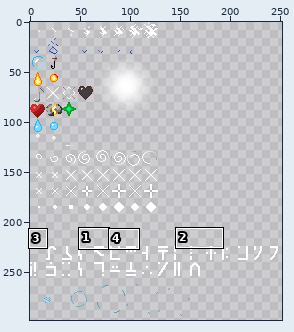
Sprite sheet, stored at assets/minecraft/textures/particle/particles.png. Above: a wide view before the commit, with the close-up outlined.
Close-up. First the earlier version:
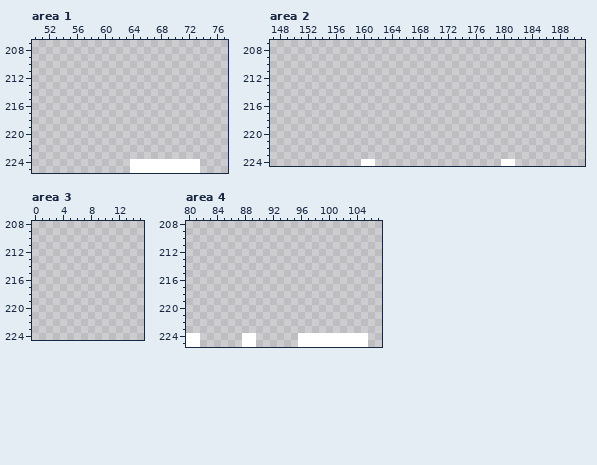
The file is 512x512 pixels. Pixels under 10% opacity are left out. Colours within 5 levels of each other are drawn and written as one. Shown: area 1: x 50..77, y 207..225; area 2: x 147..191, y 207..224; area 3: x 0..15, y 208..224; area 4: x 80..107, y 208..225. The wide view leaves out empty margins. The commit also changed other parts of the picture, which this record leaves out.
The result:
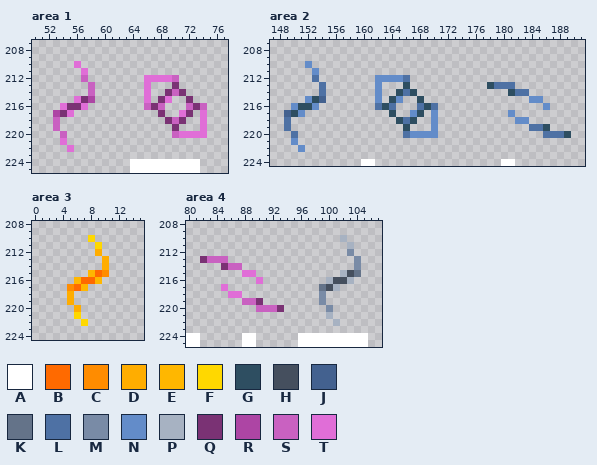
Palette (. is transparent): A #ffffff  B #ff6a00  C #ff8c00  D #ffad00  E #ffb700  F #ffd800  G #2e4e61  H #454f5e  J #43618f  K #647389  L #4e71a4  M #798ba6  N #638cc9  P #a7b2c2  Q #7a3274  R #ad45a4  S #c961c1  T #e06ed7
Diff:
Changed rows in their new state; - is an unchanged pixel.
Area 1:
first column x 53:
210 ---T------------------
211 ----T-----------------
212 ----S--------TTTTS----
213 -----S-------T---Q----
214 -----S-------T--QSQ---
215 ---TQR-------T-QT--Q--
216 -TQQT--------SQS---SQS
217 RQT------------Q--TQ-T
218 S---------------QSQ--T
219 S----------------Q---T
220 -S---------------STTTT
221 -T--------------------
222 --T-------------------
Area 2:
first column x 149:
210 ---N-------------------------------------
211 ----N------------------------------------
212 ----L--------NNNNL-----------------------
213 -----L-------N---G-----------GLLL--------
214 -----L-------N--GLG-------------GLL------
215 ---NGJ-------N-GN--G---------------NN----
216 -NGGN--------LGL---LGL---------------N---
217 JGN------------G--NG-N----------N--------
218 L---------------GLG--N-----------NN------
219 L----------------G---N-------------LLG---
220 -L---------------LNNNN---------------LLLG
221 -N---------------------------------------
222 --N--------------------------------------
Area 3:
first column x 5:
210 ---F--
211 ----F-
212 ----D-
213 -----D
214 -----D
215 ---EBC
216 -EBBE-
217 CBE---
218 D-----
219 D-----
220 -D----
221 -F----
222 --F---
Area 4:
first column x 82:
210 --------------------P--
211 ---------------------P-
212 ---------------------M-
213 QSSS------------------M
214 ---QSS----------------M
215 ------TT------------PHK
216 --------T---------PHHP-
217 ---T-------------KHP---
218 ----TT-----------M-----
219 ------SSQ--------M-----
220 --------SSSQ------M----
221 ------------------P----
222 -------------------P---
Pixel boxes of the changes (left, top, right, bottom) in both close-ups:
added: (53, 61, 95, 152)
added: (144, 75, 207, 138)
added: (284, 61, 326, 152)
added: (375, 75, 438, 138)
added: (487, 82, 571, 138)
added: (67, 235, 109, 326)
added: (319, 235, 361, 326)
added: (200, 256, 284, 312)
